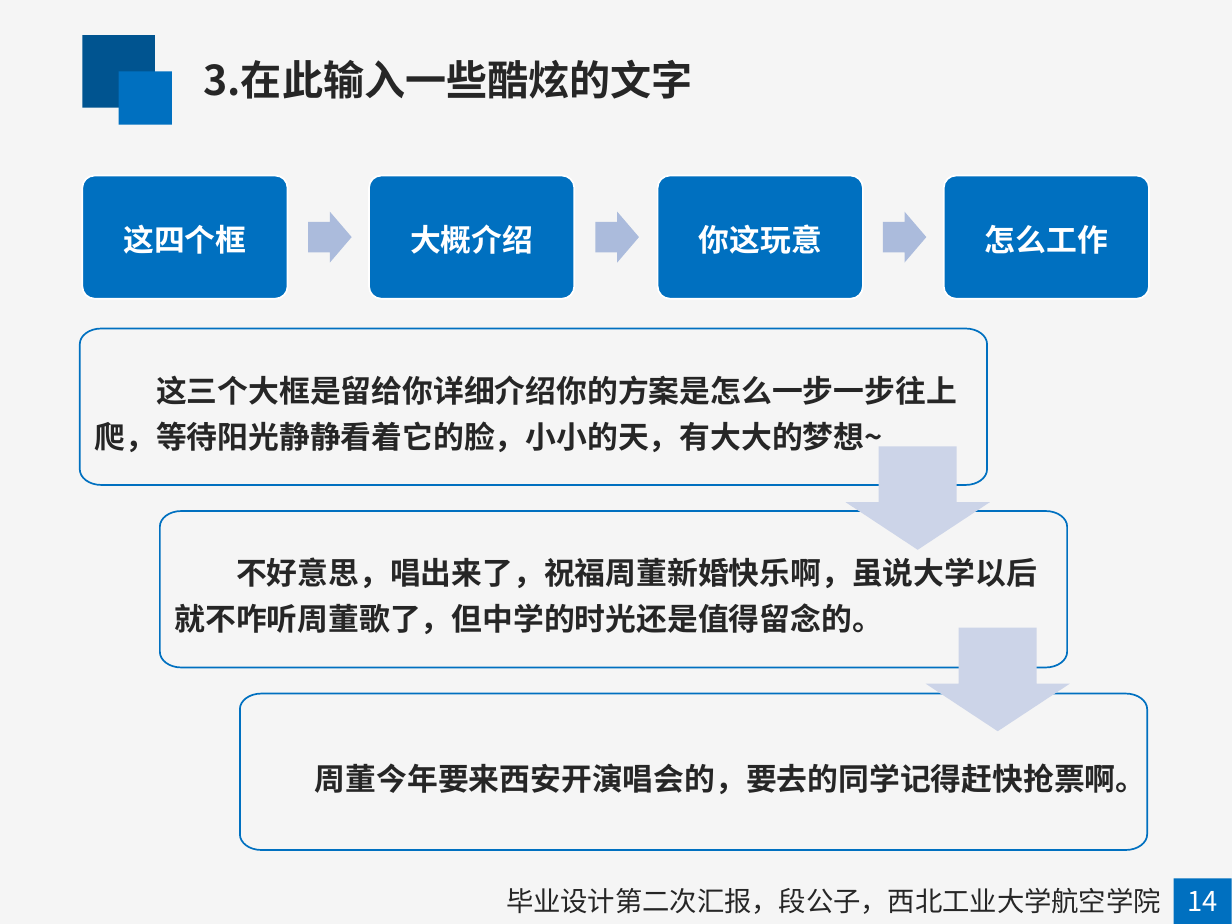
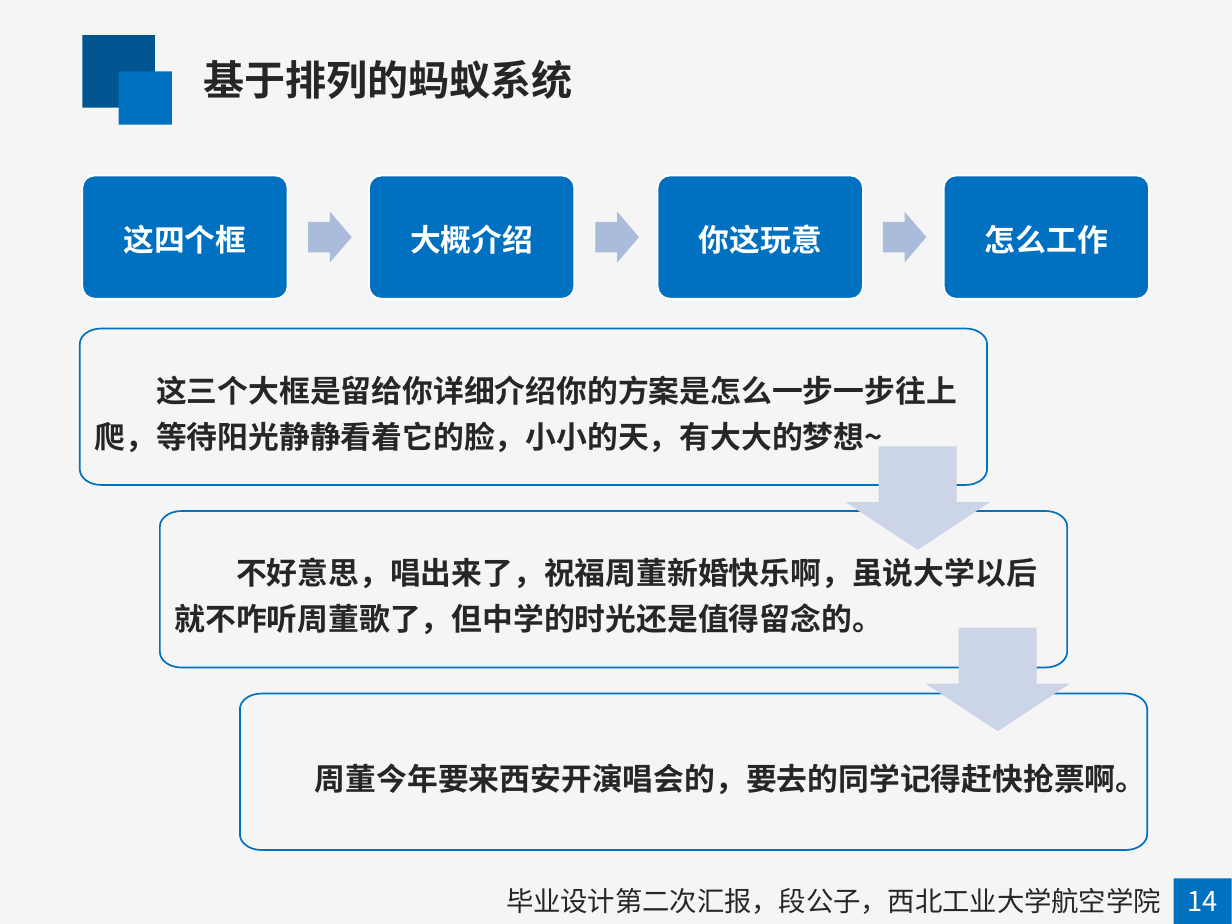
Before and after one commit to mapengfei-nwpu/ant, a slide deck: slide 30 of 蚁群优化算法.pptx (slide 22 before the commit). Drawn at 1232x924 pixels with LibreOffice and Linux fonts; fonts in the diff are those of the drawing. Boxes give left, top, right and bottom in pixels: in the first picture for what was removed or moved away, otherwise in the second. Text is boxed around its words. In the diff, an @@ line names an element or a change of style, - is before the commit and + after.

```diff
--- a/蚁群优化算法.pptx
+++ b/蚁群优化算法.pptx
@@ text at (203,60,573,99): text changed @@
-3.在此输入一些酷炫的文字
+基于排列的蚂蚁系统
```
Also in this commit, not shown: 16 other slides changed, 11 slides added, 2 slides removed, 1 other file.
